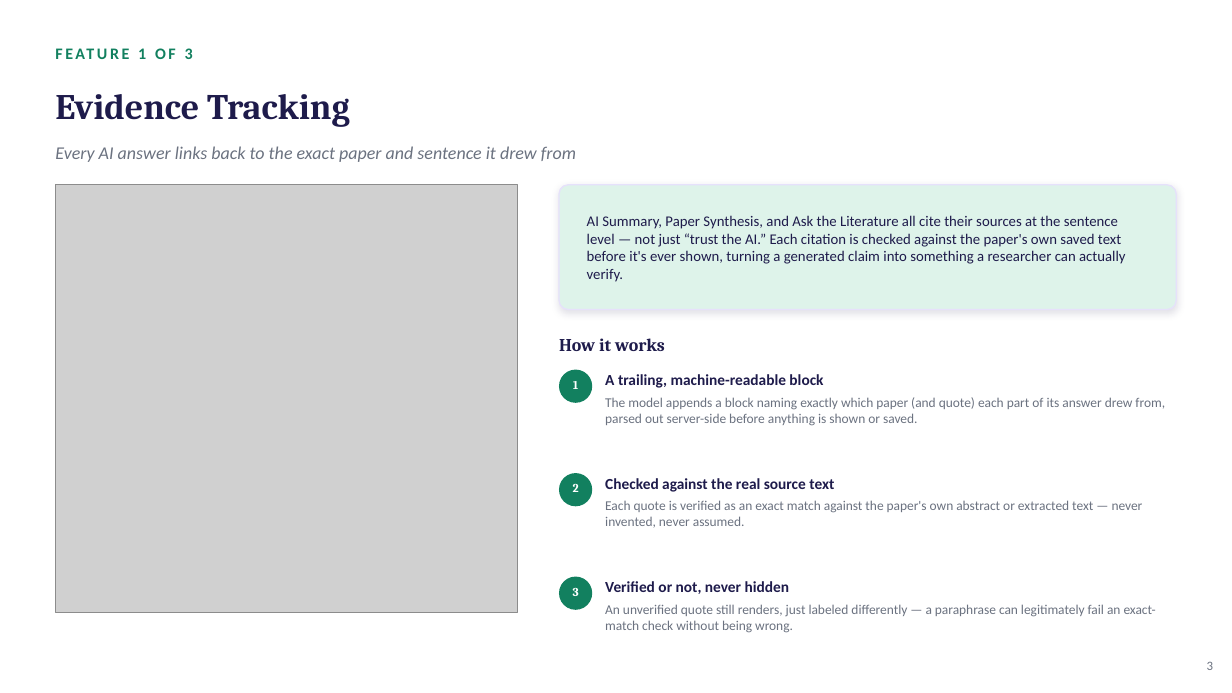
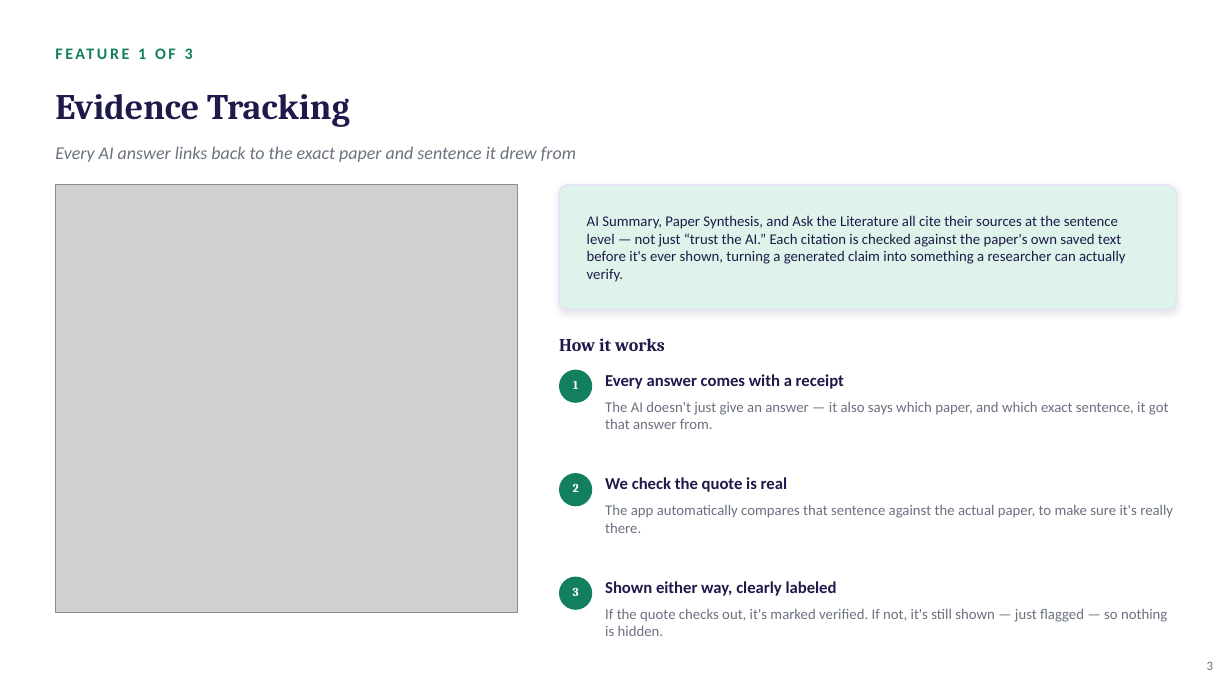
Before and after one commit to EmmanuelOrunta/researchlens-ai, a slide deck: slide 3 of presentations/ResearchLens_AI_Sprint4_Update.pptx. Drawn at 1232x693 pixels with LibreOffice and Linux fonts; fonts in the diff are those of the drawing; grey boxes stand for pictures. Boxes give left, top, right and bottom in pixels: in the first picture for what was removed or moved away, otherwise in the second. Text is boxed around its words. In the diff, an @@ line names an element or a change of style, - is before the commit and + after.

```diff
--- a/presentations/ResearchLens_AI_Sprint4_Update.pptx
+++ b/presentations/ResearchLens_AI_Sprint4_Update.pptx
@@ text at box(605, 374, 844, 389): text changed; size 12 to 13 pt @@
-A trailing, machine-readable block
+Every answer comes with a receipt
@@ text at box(605, 402, 1169, 429): text changed; size 10.5 to 11.5 pt @@
-The model appends a block naming exactly which paper (and quote) each part of its answer drew from, parsed out server-side before anything is shown or saved.
+The AI doesn't just give an answer — it also says which paper, and which exact sentence, it got that answer from.
@@ text at box(605, 477, 787, 492): text changed; size 12 to 13 pt @@
-Checked against the real source text
+We check the quote is real
@@ text at box(605, 505, 1173, 533): text changed; size 10.5 to 11.5 pt @@
-Each quote is verified as an exact match against the paper's own abstract or extracted text — never invented, never assumed.
+The app automatically compares that sentence against the actual paper, to make sure it's really there.
@@ text at box(605, 581, 837, 596): text changed; size 12 to 13 pt @@
-Verified or not, never hidden
+Shown either way, clearly labeled
@@ text at box(605, 609, 1167, 636): text changed; size 10.5 to 11.5 pt @@
-An unverified quote still renders, just labeled differently — a paraphrase can legitimately fail an exact-match check without being wrong.
+If the quote checks out, it's marked verified. If not, it's still shown — just flagged — so nothing is hidden.
```
Also in this commit, not shown: 3 other slides changed.
